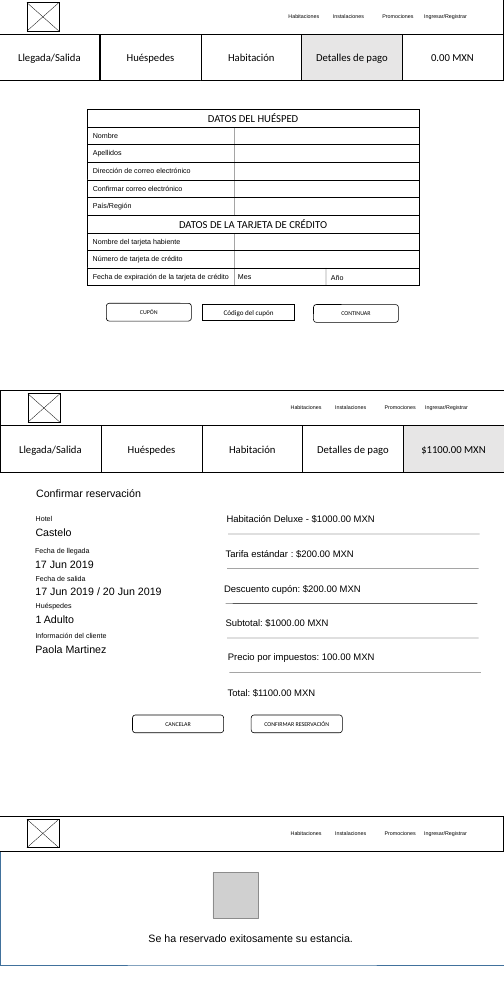
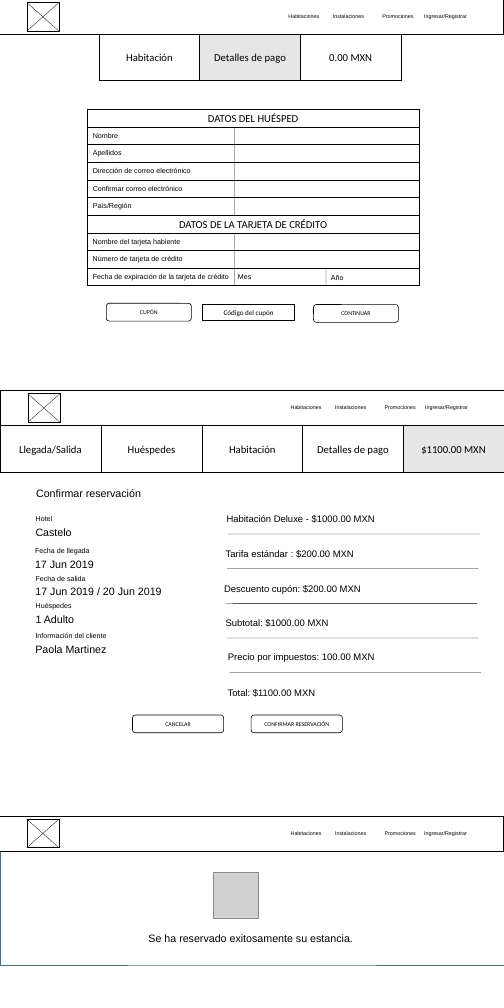
Before and after one commit to JosueYP/wireframe, a slide deck: slide 5 of wireframe/Export_D6275f0d18f01bd6290836be2402ce1bc [Autoguardado].ppt. Drawn at 504x1008 pixels with LibreOffice and Linux fonts; fonts in the diff are those of the drawing; grey boxes stand for pictures; background and template pictures are left out. Boxes give left, top, right and bottom in pixels: in the first picture for what was removed or moved away, otherwise in the second. Text is boxed around its words. In the diff, an @@ line names an element or a change of style, - is before the commit and + after.

```diff
--- a/wireframe/Export_D6275f0d18f01bd6290836be2402ce1bc [Autoguardado].ppt
+++ b/wireframe/Export_D6275f0d18f01bd6290836be2402ce1bc [Autoguardado].ppt
@@ rectangle removed at (0,35,100,81) @@
-Llegada/Salida
@@ rectangle removed at (100,35,201,81) @@
-Huéspedes
@@ 3 rectangles: place and size @@
-3 rectangles at (201,35,503,81)
+3 rectangles at (99,35,401,81)
```
Also in this commit, not shown: 3 other slides changed.
